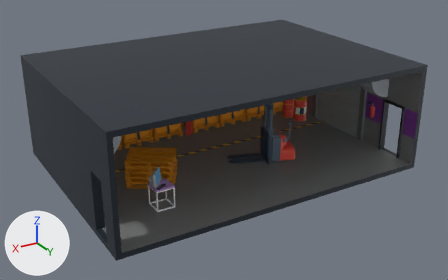
Two versions of the FBX model Assets/Meshes/Room Stockage/Room_stockage_001.fbx, one commit apart.
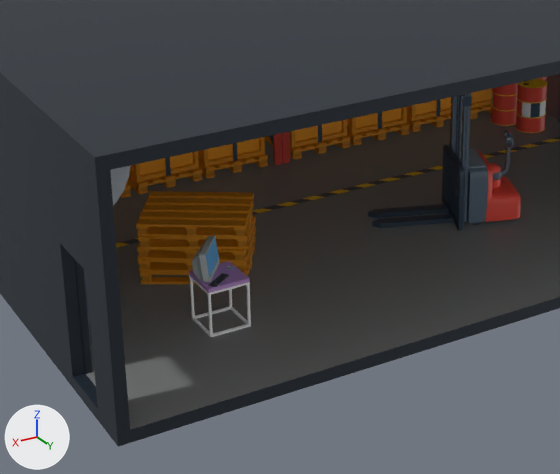
The first picture shows the older version from a camera (50 mm lens) standing at (5.1, 14.51, 16.83) and looking at (-5.95, -3.9, 7.62). The close-ups show both versions on the part from 14% to 70% of the width and 22% to 97% of the height of that picture; other places that the commit changed are outside them. Arrows for +X, +Y and +Z are at lower left; the lights stay in place. Where no turn or scale is listed for an object, it has been applied to the vertices. Vertices at the same position are counted once.

The scene before the commit, as lines of its bpy script (objects in view):
```python
me_cube_061 = bpy.data.meshes.new('Cube.061')
me_cube_061.from_pydata(...)  # 10448 vertices, 8482 faces; spans x -12.0..0.0, y -8.73..0.0, z 0.0..4.0
# faces by material slot: [8404, 76, 2]
me_cube_061.materials.append(mat_m_main)  # picture img_tex_main_png
me_cube_061.materials.append(mat_m_main_glow)  # picture img_tex_main_png
me_cube_061.materials.append(mat_m_main_trans)  # picture img_tex_main_png
ob_lumiere_002 = bpy.data.objects.new('Lumiere.002', me_cube_061)
ob_lumiere_002.location = (0.0, 0.0, 6.59)
```
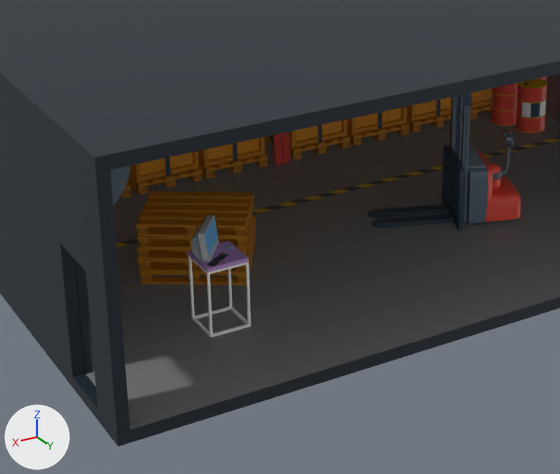
Location of each change, [x1, y1, x2, y2] in pixels of the close-ups (560 x 474 px; the box of a moved part takes in the faces that stretch with it):
'Lumiere.002', reshaped, surface changed
    both: [0, 0, 560, 446]
part 1 of me_cube_061, moved or reshaped
    before: [192, 236, 220, 283]
    after: [191, 215, 219, 262]
part 2 of me_cube_061, moved or reshaped
    before: [208, 273, 229, 287]
    after: [207, 253, 229, 267]
part 3 of me_cube_061, moved or reshaped
    before: [189, 261, 251, 337]
    after: [188, 241, 251, 337]
part 4 of me_cube_061, surface changed
    both: [84, 79, 560, 324]

The change in detail:
me_cube_061 has 10448 vertices, 8482 faces and spans x -12.0..0.0, y -8.73..0.0, z 0.0..4.0.
me_cube_061 is used by ob_lumiere_002; location (0.0, 0.0, 6.59).
me_cube_061 part 1: the loose piece of 84 vertices spanning x -2.56..-2.05, y -2.34..-1.74, z 0.98..1.44 is moved by (0.0, 0.0, 0.33).
me_cube_061 part 2: the loose piece of 8 vertices spanning x -2.51..-2.12, y -1.93..-1.6, z 0.98..0.99 is moved by (0.0, 0.0, 0.33).
me_cube_061 part 3: 906 of the vertices in x -2.72..-2.07, y -2.25..-1.6, z 0.88..1.02 are moved by (0.0, 0.0, 0.33).
me_cube_061 part 4: texture (UV) coordinates of 4086 of 8482 faces, centred in x -11.84..-0.11, y -8.51..-1.55, z 0.17..3.82, changed; they spanned u 0.46..0.99, v 0.31..0.79 and now span u 0.46..0.99, v 0.22..0.6.
